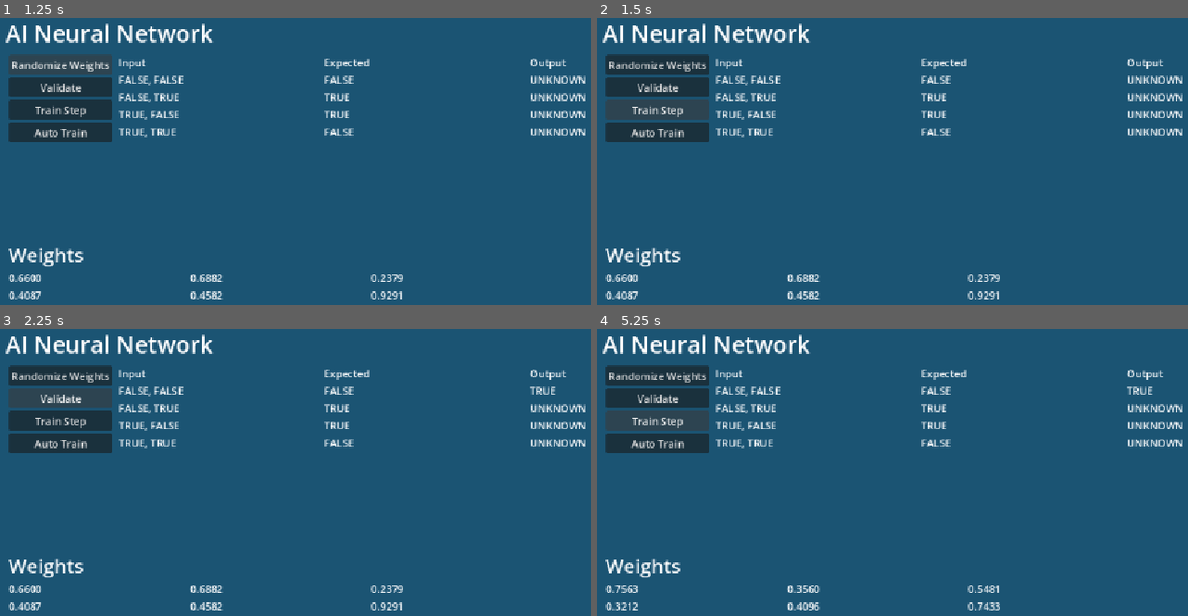
Above: before the commit, frames 1-4 (two rows, left to right).
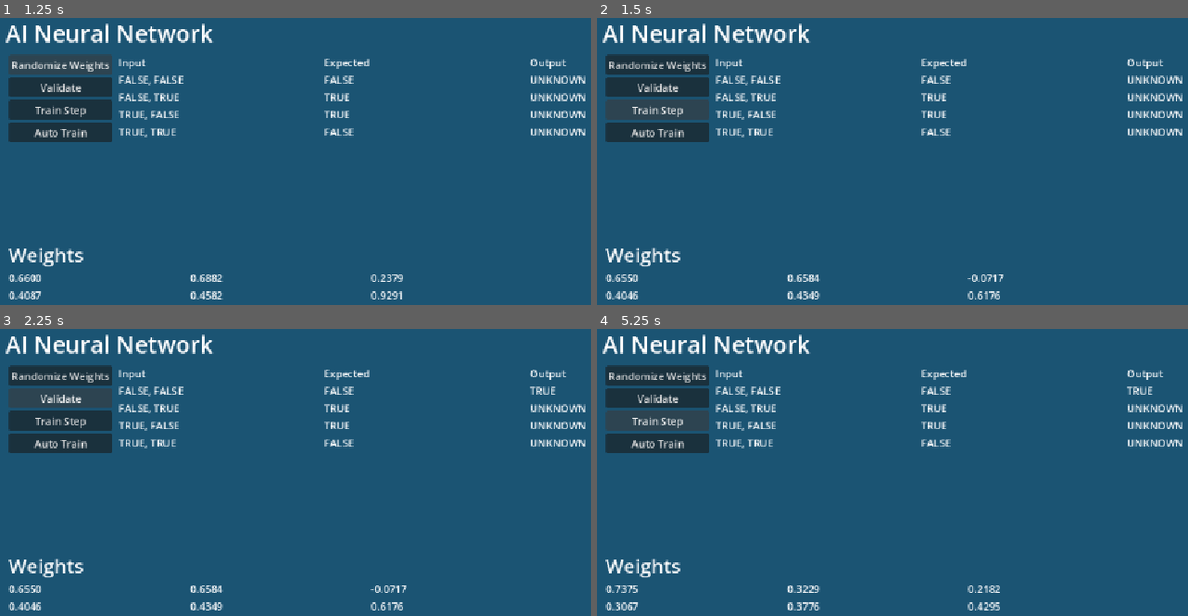
Above: after the commit, the same moments.

Repository: Discordanian/ai-lab-demo
Game: Godot game, scene res://main.tscn
Same seed, same stepped clock (60 frames per second), same inputs: the game is played once before the commit and once after it.
Inputs:
- Up to frame 1 (1.25 s): click "Randomize Weights" at 0.5 s
- Up to frame 2 (1.5 s): click "Train Step" at 1.25 s
- Up to frame 3 (2.25 s): click "Validate" at 2 s
- Up to frame 4 (5.25 s): click "Auto Train" at 2.75 s; click "Randomize Weights" at 3.5 s; click "Validate" at 4.25 s; click "Train Step" at 5 s

Frame 1 is identical in both runs. In frame 2, 0.4% of the frame differs, in the area x 4-69%, y 89-99%; in frame 3, 0.4%; in frame 4, 0.3%.

Commit message:
Training by Step

Diff:
--- a/godot/main.gd
+++ b/godot/main.gd
@@ -5,6 +5,7 @@
 @onready var matrix2: GridContainer = $MarginContainer/VBoxContainer/Weights/VBoxContainer/HBoxContainer/Matrix2
 @onready var randomize_button: Button = $MarginContainer/VBoxContainer/Controls_Results/HBoxContainer/VBoxContainer/Randomize
 @onready var validate_button: Button = $MarginContainer/VBoxContainer/Controls_Results/HBoxContainer/VBoxContainer/Validate
+@onready var step_train_button: Button = $MarginContainer/VBoxContainer/Controls_Results/HBoxContainer/VBoxContainer/StepTrain
 @onready var output_false_false: Label = $MarginContainer/VBoxContainer/Controls_Results/HBoxContainer/Results/FalseFalse/Output
 
 
@@ -14,10 +15,19 @@
 	_update_weight_labels()
 	randomize_button.pressed.connect(_on_randomize_weights_pressed)
 	validate_button.pressed.connect(_on_validate_pressed)
+	step_train_button.pressed.connect(_on_step_train_pressed)
 
 
 func _on_randomize_weights_pressed() -> void:
 	nn = NeuralNetwork.new(2, 2, 1)
+	_update_weight_labels()
+
+
+func _on_step_train_pressed() -> void:
+	var inputs: Array = [[0.0, 0.0], [0.0, 1.0], [1.0, 0.0], [1.0, 1.0]]
+	var targets: Array = [[0.0], [1.0], [1.0], [0.0]]
+	for i in range(4):
+		nn.train(inputs, targets)
 	_update_weight_labels()
 
 
--- a/godot/neural_network_singleton.gd
+++ /dev/null
@@ -1,10 +0,0 @@
-extends Node
-
-## Autoload singleton providing global access to the neural network.
-## Call create_network() to initialize, then access via .network
-
-var network: NeuralNetwork = null
-
-func create_network(input_size: int, hidden_size: int, output_size: int) -> NeuralNetwork:
-	network = NeuralNetwork.new(input_size, hidden_size, output_size)
-	return network
--- a/godot/project.godot
+++ b/godot/project.godot
@@ -15,10 +15,6 @@
 config/features=PackedStringArray("4.6", "GL Compatibility")
 config/icon="res://icon.svg"
 
-[autoload]
-
-NeuralNetworkManager="res://neural_network_singleton.gd"
-
 [display]
 
 window/stretch/mode="canvas_items"
Not shown, removed: godot/neural_network_singleton.gd.uid
